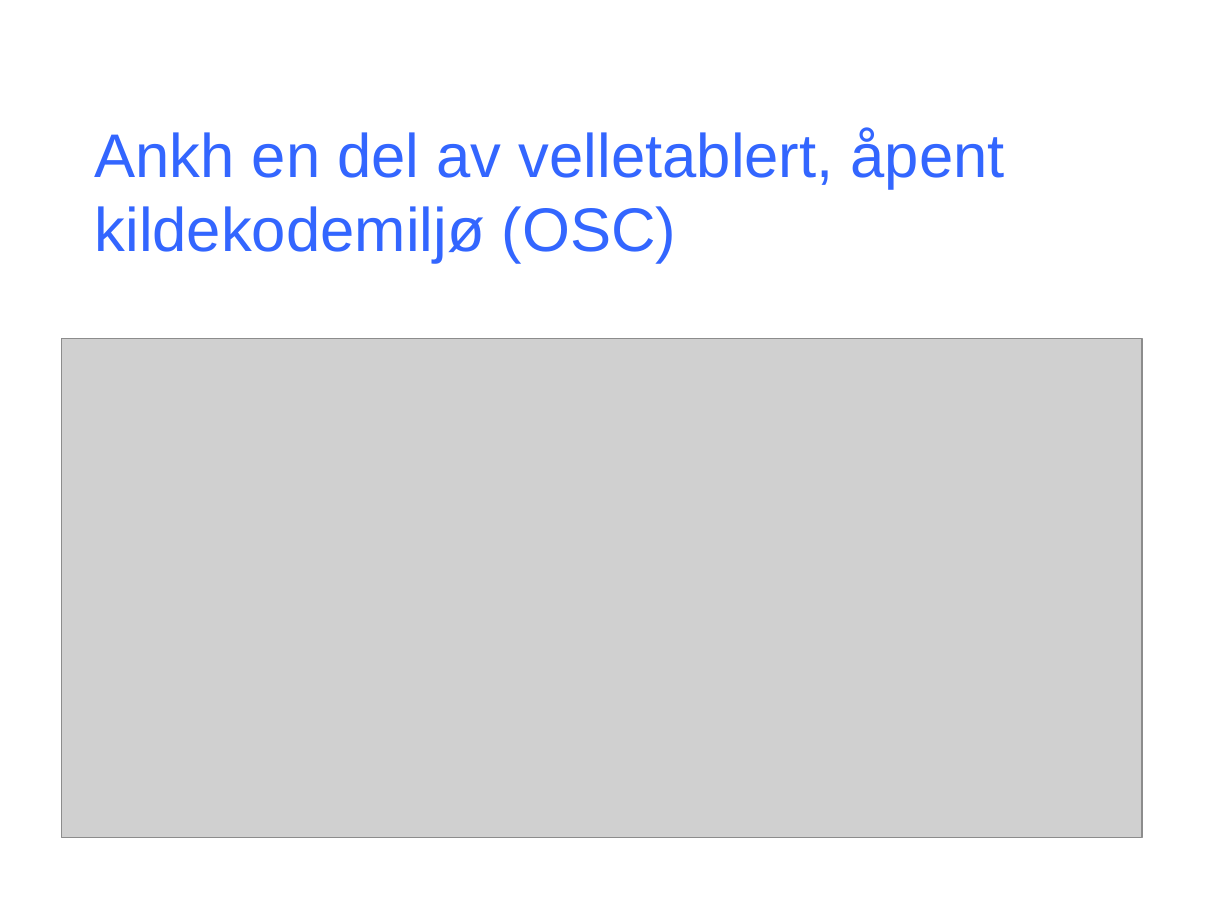
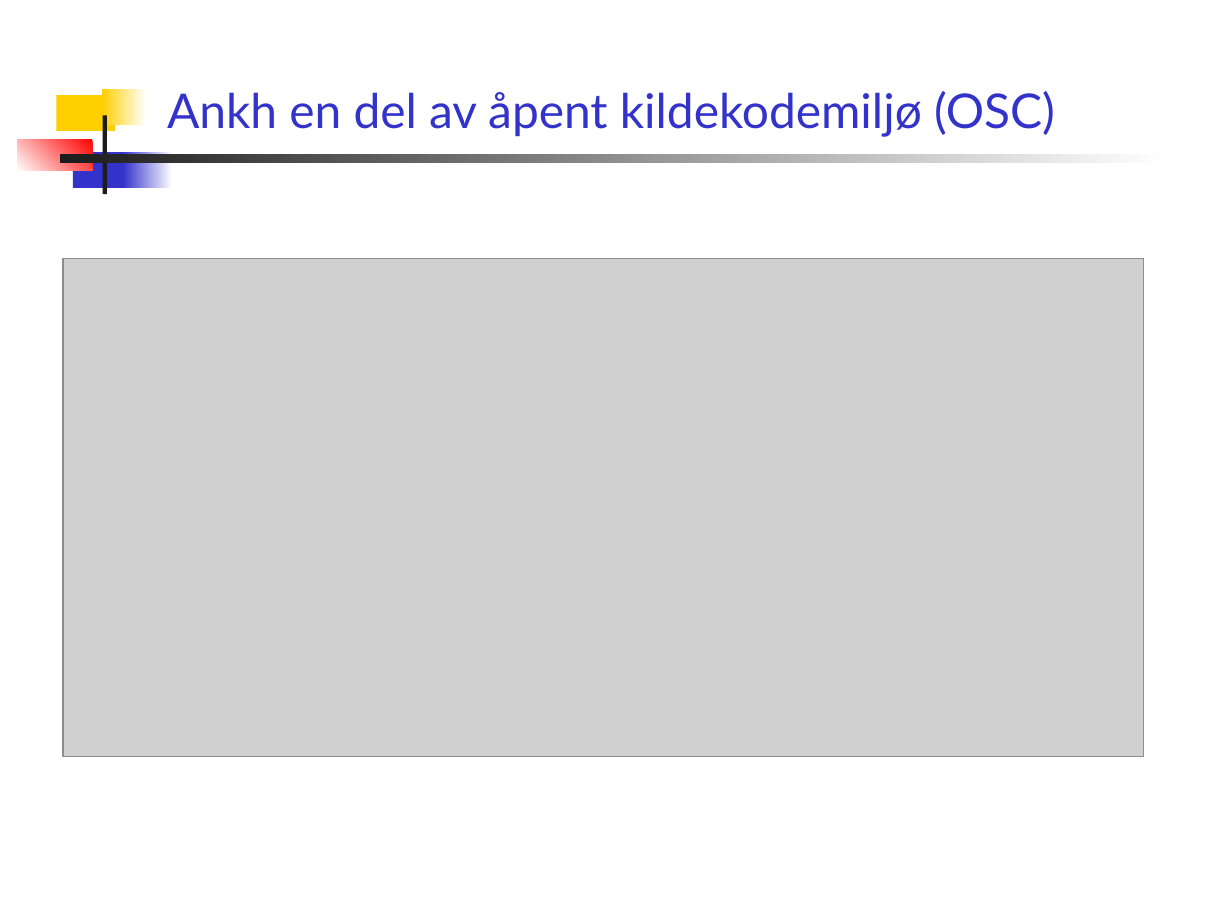
Before and after one commit to PhilJollans/AnkhSVN2019, a slide deck: slide 20 of doc/powerpoint/Subversion_addin_for_VS.NET.ppt. Drawn at 1232x924 pixels with LibreOffice and Linux fonts; fonts in the diff are those of the drawing; grey boxes stand for pictures. Boxes give left, top, right and bottom in pixels: in the first picture for what was removed or moved away, otherwise in the second. Text is boxed around its words. In the diff, an @@ line names an element or a change of style, - is before the commit and + after.

Commit message:
* Changed the layout back to a template.   Change the template if you want to make changes such as font, colour, bg image. * Added image of the work schedule. * Removed the banner. * Changed some text, and fixed typos.

```diff
--- a/doc/powerpoint/Subversion_addin_for_VS.NET.ppt
+++ b/doc/powerpoint/Subversion_addin_for_VS.NET.ppt
@@ title "Ankh en del av åpent ..." at (167, 91, 1055, 137): vertical alignment middle to bottom @@
@@ rectangle added at (102, 89, 147, 124), fill gradient #FFFFFF to #FFCF01 @@
@@ rectangle added at (57, 95, 116, 131), fill #FFCF01 @@
@@ rectangle added at (102, 116, 106, 195), fill #1C1C1C @@
@@ title at (167, 91, 1055, 137): text changed; size 36 to 28 pt; font Arial to Lato; text colour #3366FF to #3333CC @@
-Ankh en del av velletablert, åpent kildekodemiljø (OSC)
+Ankh en del av åpent kildekodemiljø (OSC)
@@ rectangle added at (17, 139, 92, 171), fill gradient #FF0000 to #FFFFFF @@
@@ rectangle added at (59, 154, 1168, 164), fill gradient #FFFFFF to #1C1C1C @@
@@ rectangle added at (73, 152, 129, 187), fill #3333CC @@
@@ rectangle added at (123, 152, 172, 187), fill gradient #FFFFFF to #3333CC @@
@@ picture: place and size @@
-picture at (62, 339, 1142, 838)
+picture at (63, 259, 1143, 758)
```
Also in this commit, not shown: 20 other slides changed, 1 slide added, 1 slide removed.
